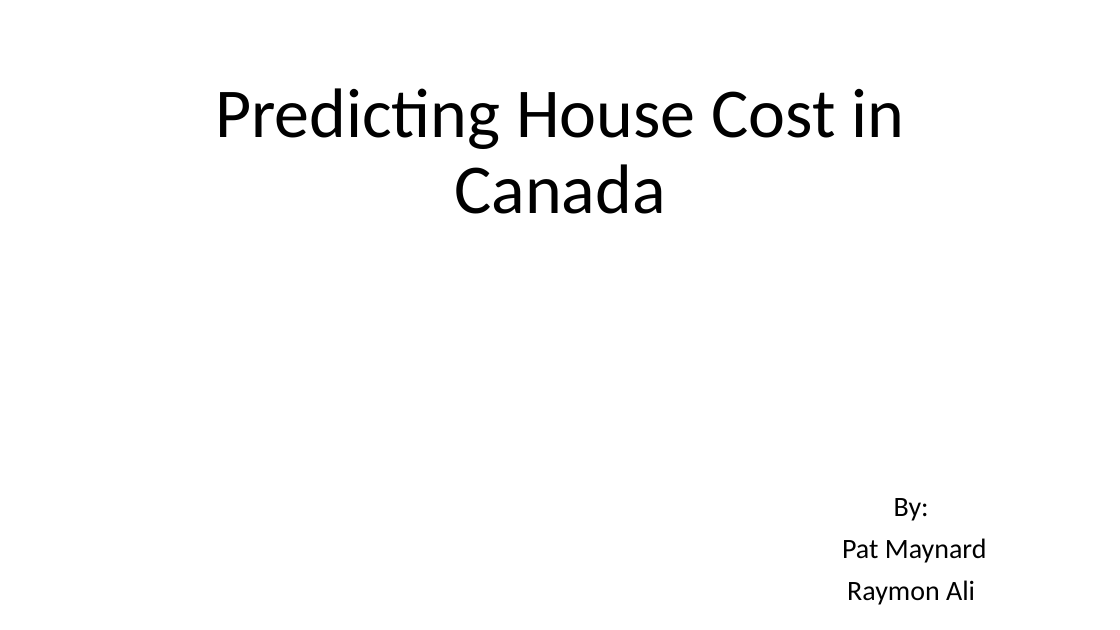
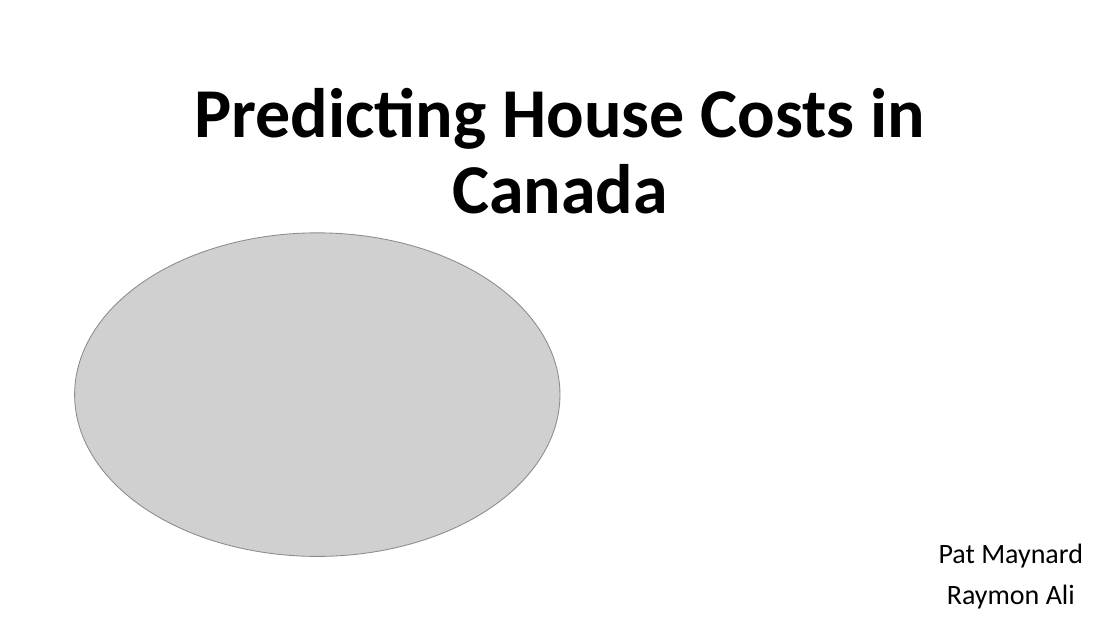
Before and after one commit to PMcTwist/Machine_Learn_Project, a slide deck: slide 1 of Presentation/Presentation_1.pptx. Drawn at 1120x630 pixels with LibreOffice and Linux fonts; fonts in the diff are those of the drawing; grey boxes stand for pictures. Boxes give left, top, right and bottom in pixels: in the first picture for what was removed or moved away, otherwise in the second. Text is boxed around its words. In the diff, an @@ line names an element or a change of style, - is before the commit and + after.

Commit message:
-Filled out most of the slides -Put at least place holders into outline -Found hilarious robot pictures <3
P@

```diff
--- a/Presentation/Presentation_1.pptx
+++ b/Presentation/Presentation_1.pptx
@@ title at [194,87,925,214]: text changed; bold on @@
-Predicting House Cost in Canada
+Predicting House Costs in Canada
@@ picture added at [75,233,560,556] @@
@@ subtitle at [894,498,929,521]: paragraph removed @@
-By:
@@ subtitle "Pat Maynard": place and size @@
-subtitle "Pat Maynard" at [842,498,987,605]
+subtitle "Pat Maynard" at [939,543,1083,609]
```
Also in this commit, not shown: 2 other slides changed, 7 slides added, 1 slide removed.
